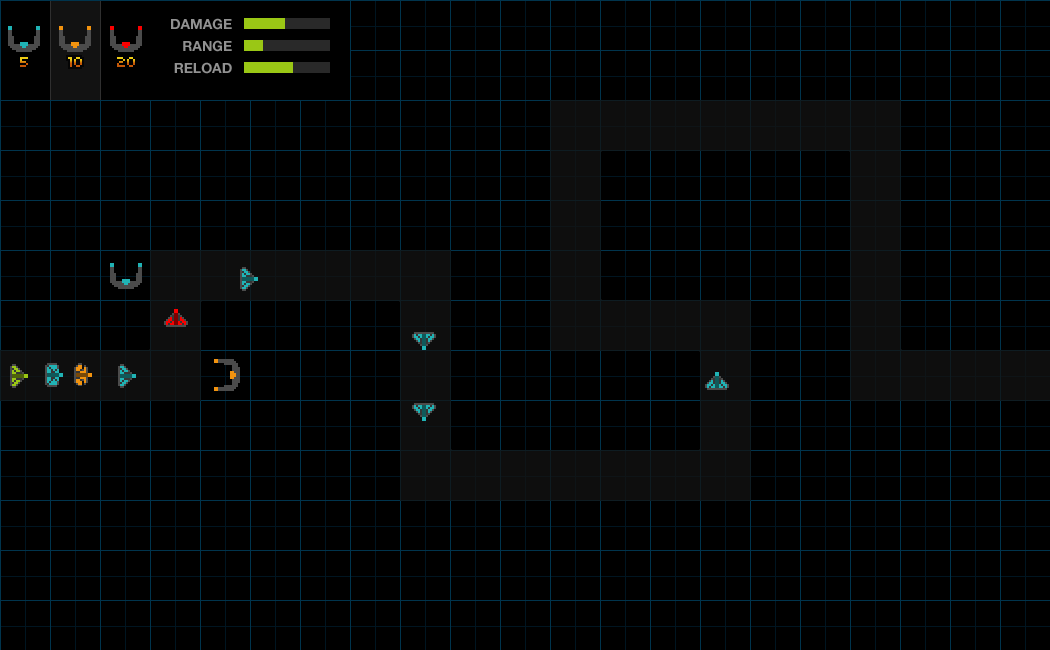
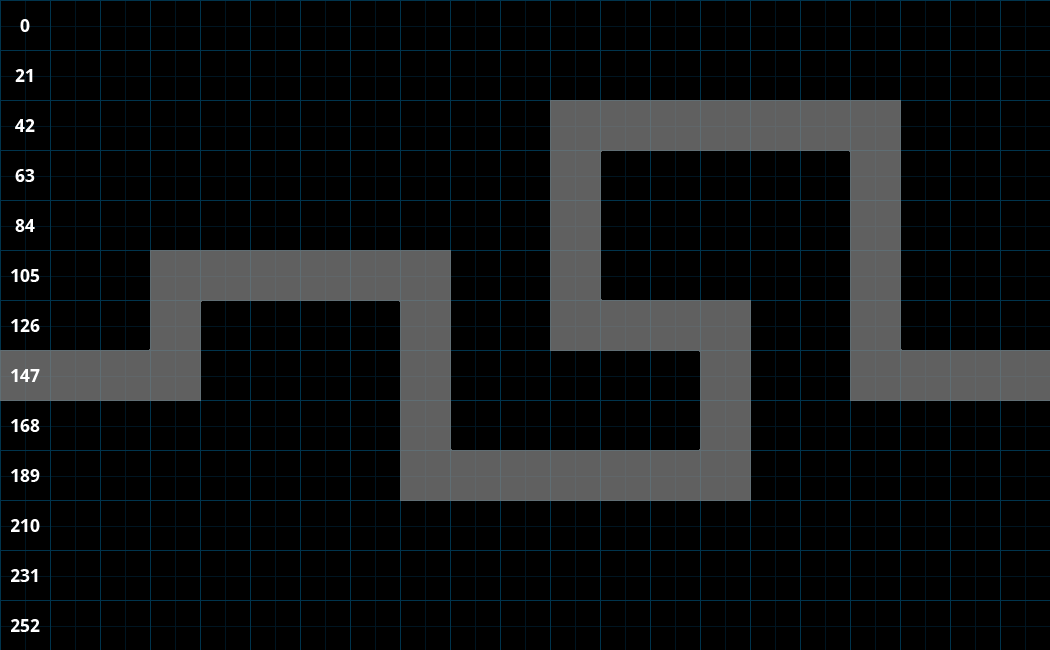
Revision of a layered (1050, 650) image; what changed, layer by layer:
added group "numbers" with 1 layers above "legend" over box(11, 19, 40, 632)
added layer "0 21 42 63 84 105 126 147 168 189 210 231 252" in group "numbers" over box(11, 19, 40, 632)
hid group "legend" (23 layers) over box(1, 1, 350, 100)
hid group "Group 1" (12 layers) over box(10, 208, 729, 421)
painted on "Color Fill 3" over box(0, 100, 1050, 501)
